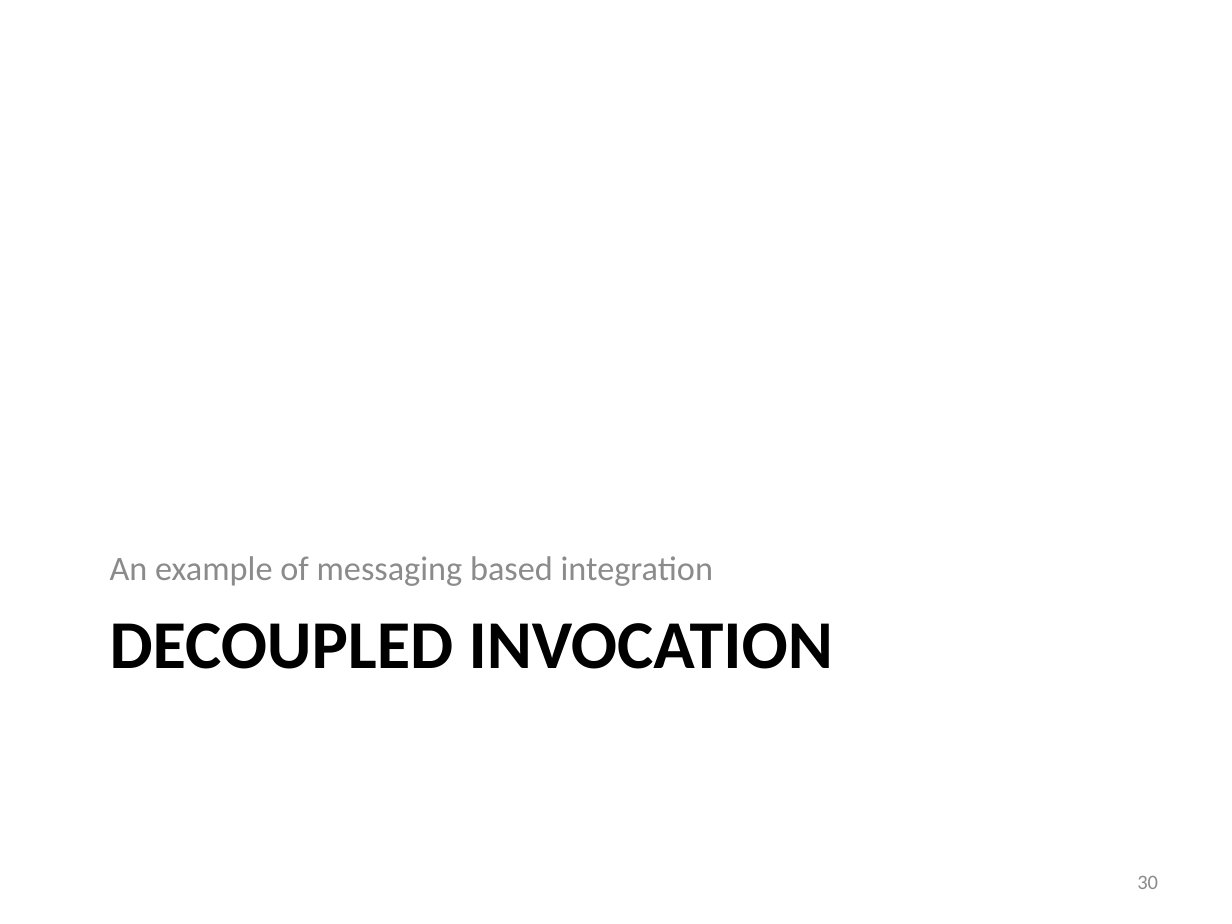
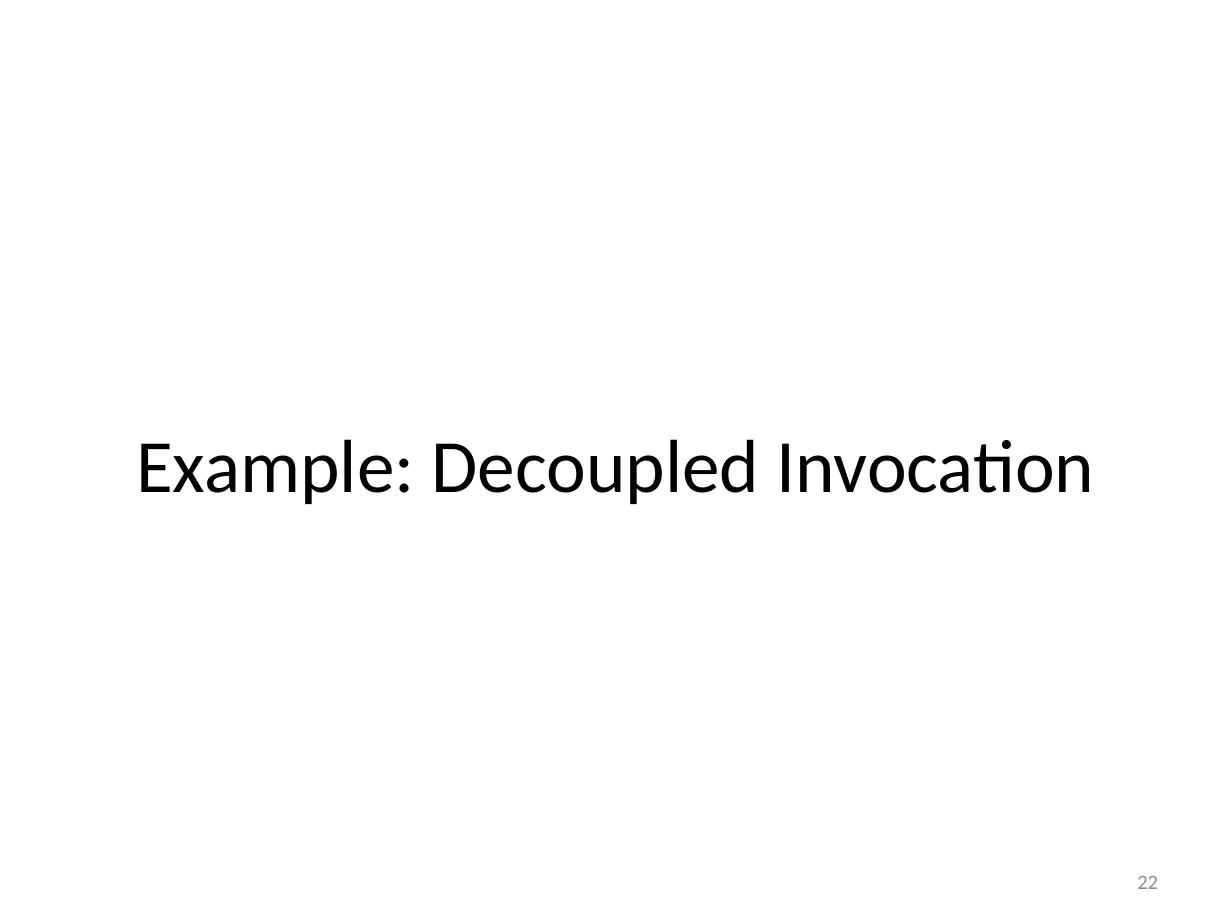
Before and after one commit to iancooper/Presentations, a slide deck: slide 22 of Practical Messaging - Day 1 - New.pptx (slide 30 before the commit). Drawn at 1232x924 pixels with LibreOffice and Linux fonts; fonts in the diff are those of the drawing. Boxes give left, top, right and bottom in pixels: in the first picture for what was removed or moved away, otherwise in the second. Text is boxed around its words. In the diff, an @@ line names an element or a change of style, - is before the commit and + after.

```diff
--- a/Practical Messaging - Day 1 - New.pptx
+++ b/Practical Messaging - Day 1 - New.pptx
@@ title added at <box>136,439,1094,504</box>, 44 pt, text #000000 @@
+Example: Decoupled Invocation
@@ text removed at <box>110,556,713,586</box> @@
-An example of messaging based integration
@@ title removed at <box>110,623,833,669</box> @@
-DECOUPLED INVOCATION
@@ page number at <box>1137,876,1158,889</box>: text changed @@
-30
+22
```
Also in this commit, not shown: 8 other slides changed, 1 slide added, 2 slides removed.
